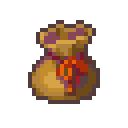
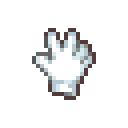
Comparing the layer stacks of the two 128 x 128 images. Changes:
added layer "Layer 15" above "Layer 14" over [32, 28, 96, 100]
hid "Layer 13" over [28, 20, 100, 104]
